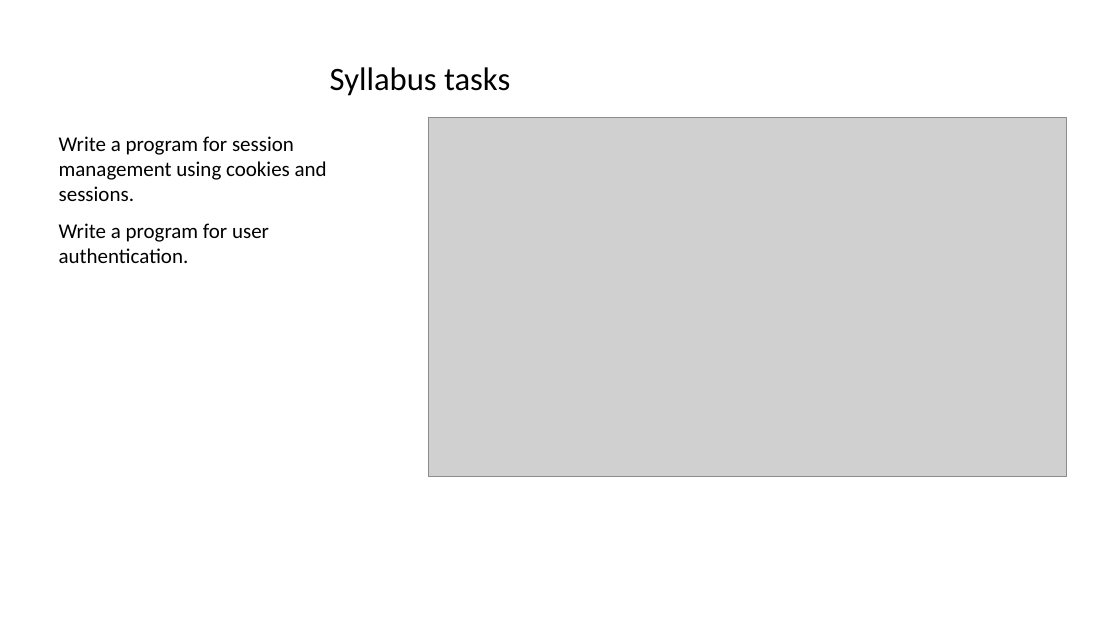
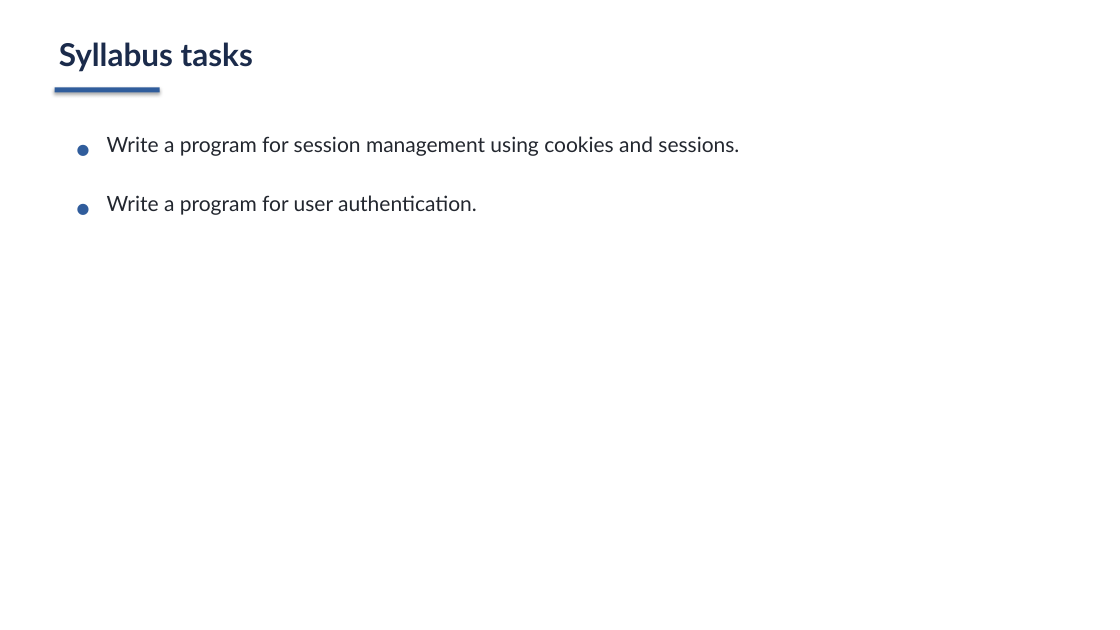
Before and after one commit to shiva31rama-cell/FSD2-LAB-SYLLABUS, a slide deck: slide 2 of PPTs/03_ExpressJS_Cookies_Sessions_Authentication.pptx. Drawn at 1120x630 pixels with LibreOffice and Linux fonts; fonts in the diff are those of the drawing; grey boxes stand for pictures. Boxes give left, top, right and bottom in pixels: in the first picture for what was removed or moved away, otherwise in the second. Text is boxed around its words. In the diff, an @@ line names an element or a change of style, - is before the commit and + after.

```diff
--- a/PPTs/03_ExpressJS_Cookies_Sessions_Authentication.pptx
+++ b/PPTs/03_ExpressJS_Cookies_Sessions_Authentication.pptx
@@ rectangle added at (0, 0, 1120, 630), fill #FFFFFF @@
@@ text "Syllabus tasks": place and size @@
-text "Syllabus tasks" at (330, 67, 510, 96)
+text "Syllabus tasks" at (59, 42, 253, 72)
@@ text "Syllabus tasks" at (59, 42, 253, 72): size 28 to 27 pt, font Calibri to Lato, text colour #000000 to #1B2B4B, bold on; alignment centre to left @@
@@ rectangle added at (55, 87, 160, 92), fill #305D9C @@
@@ picture removed at (429, 118, 1067, 477) @@
@@ text added at (71, 130, 98, 164), 22 pt, text #305D9C, bold @@
+•
@@ text "Write a program for session ...": place and size @@
-text "Write a program for session ..." at (59, 136, 327, 263)
+text "Write a program for session ..." at (107, 136, 739, 156)
@@ text "Write a program for session ..." at (107, 136, 739, 156): font Calibri to Lato, text colour #000000 to #23272F; less space between paragraphs @@
@@ text added at (71, 189, 98, 223), 22 pt, text #305D9C, bold @@
+•
@@ text added at (107, 195, 477, 215), 18 pt, text #23272F @@
+Write a program for user authentication.
@@ text at (59, 223, 269, 263): paragraph removed @@
-Write a program for user authentication.
```
Also in this commit, not shown: 3 other slides changed, 4 slides added, 3 slides removed, 49 other files.
